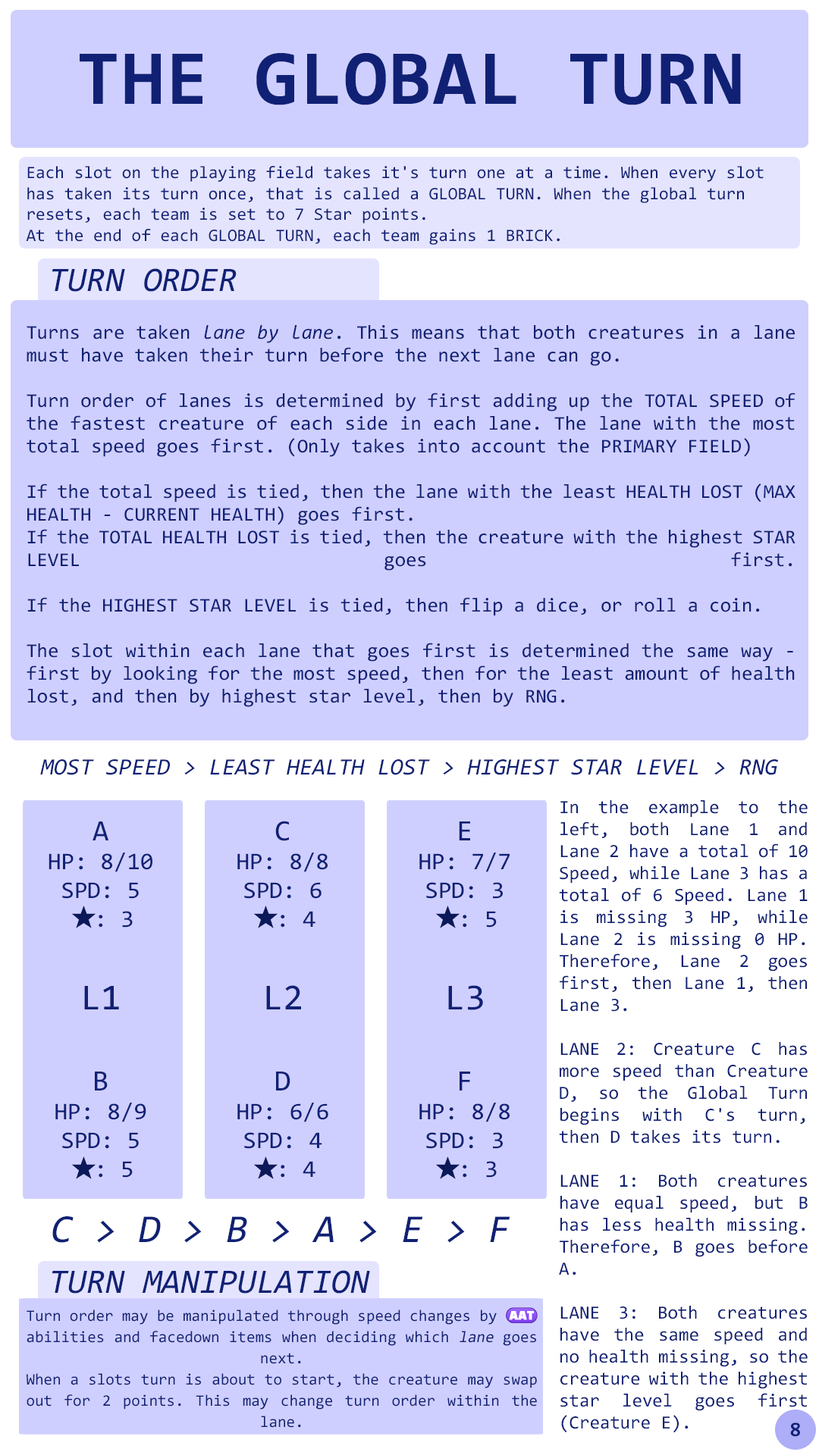
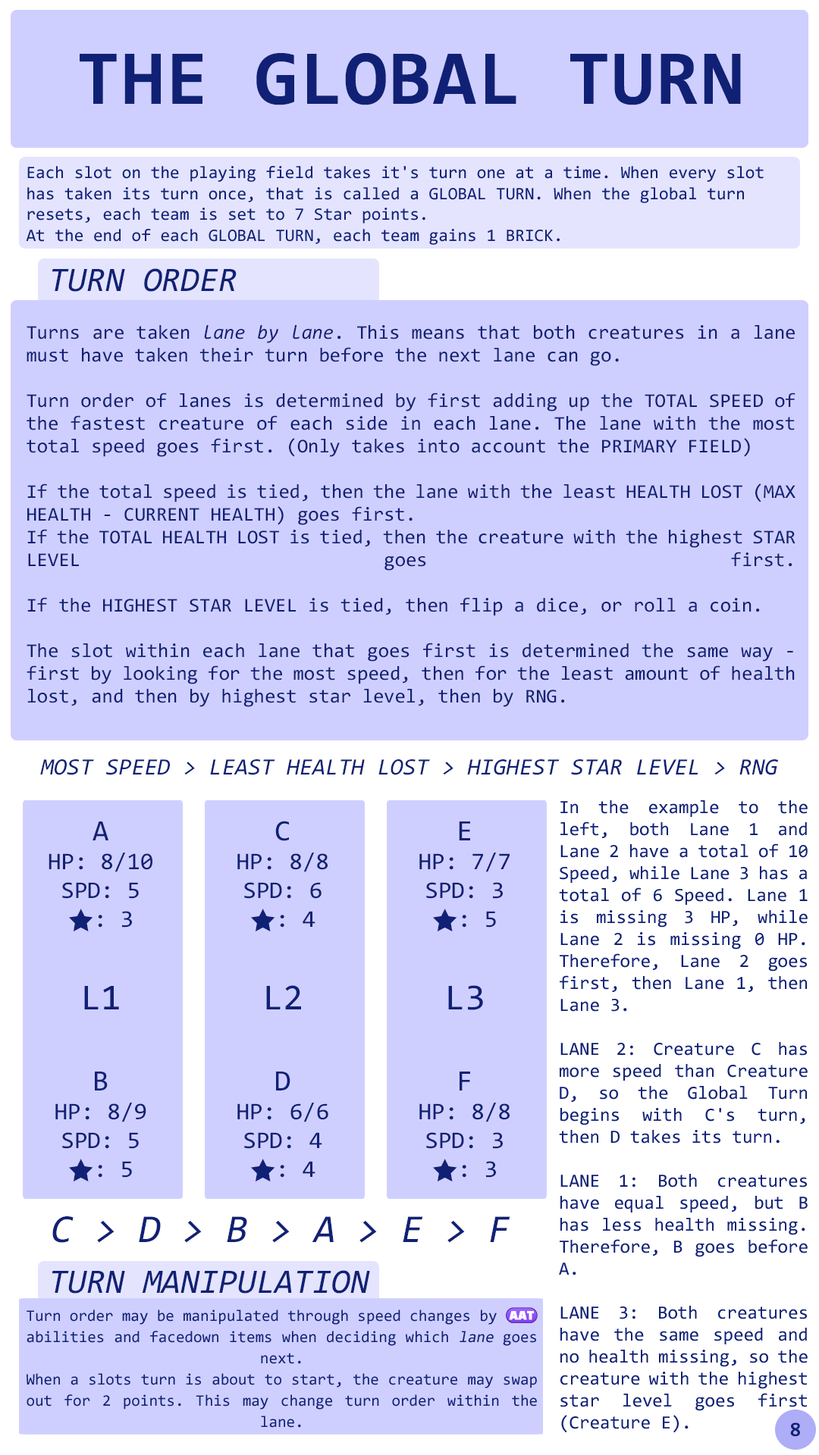
Layered file, before and after one edit (819px x 1455px). Changes by layer:
removed layer "Top" (1st of 3, in "Text" › "L1") from group "L1" over [72, 905, 96, 929]
removed layer "Bottom" (1st of 3, in "Text" › "L1") from group "L1" over [72, 1156, 96, 1180]
renamed "B HP: 8/9 SPD: 5 : 5" to "B HP: 8/9 SPD: 5 [star:tint]: 5", painted on it over [68, 1156, 133, 1183]
renamed "A HP: 8/10 SPD: 5 : 3" to "A HP: 8/10 SPD: 5 [star:tint]: 3", painted on it over [68, 905, 133, 933]
removed layer "Top" (2nd of 3, in "Text" › "L2") from group "L2" over [253, 905, 278, 929]
removed layer "Bottom" (2nd of 3, in "Text" › "L2") from group "L2" over [253, 1156, 278, 1180]
renamed "D HP: 6/6 SPD: 4 : 4" to "D HP: 6/6 SPD: 4 [star:tint]: 4", painted on it over [250, 1156, 316, 1183]
renamed "C HP: 8/8 SPD: 6 : 4" to "C HP: 8/8 SPD: 6 [star:tint]: 4", painted on it over [250, 905, 316, 933]
removed layer "Top" (3rd of 3, in "Text" › "L3") from group "L3" over [435, 905, 460, 929]
removed layer "Bottom" (3rd of 3, in "Text" › "L3") from group "L3" over [435, 1156, 460, 1180]
renamed "F HP: 8/8 SPD: 3 : 3" to "F HP: 8/8 SPD: 3 [star:tint]: 3", painted on it over [432, 1156, 497, 1183]
renamed "E HP: 7/7 SPD: 3 : 5" to "E HP: 7/7 SPD: 3 [star:tint]: 5", painted on it over [432, 905, 497, 933]
